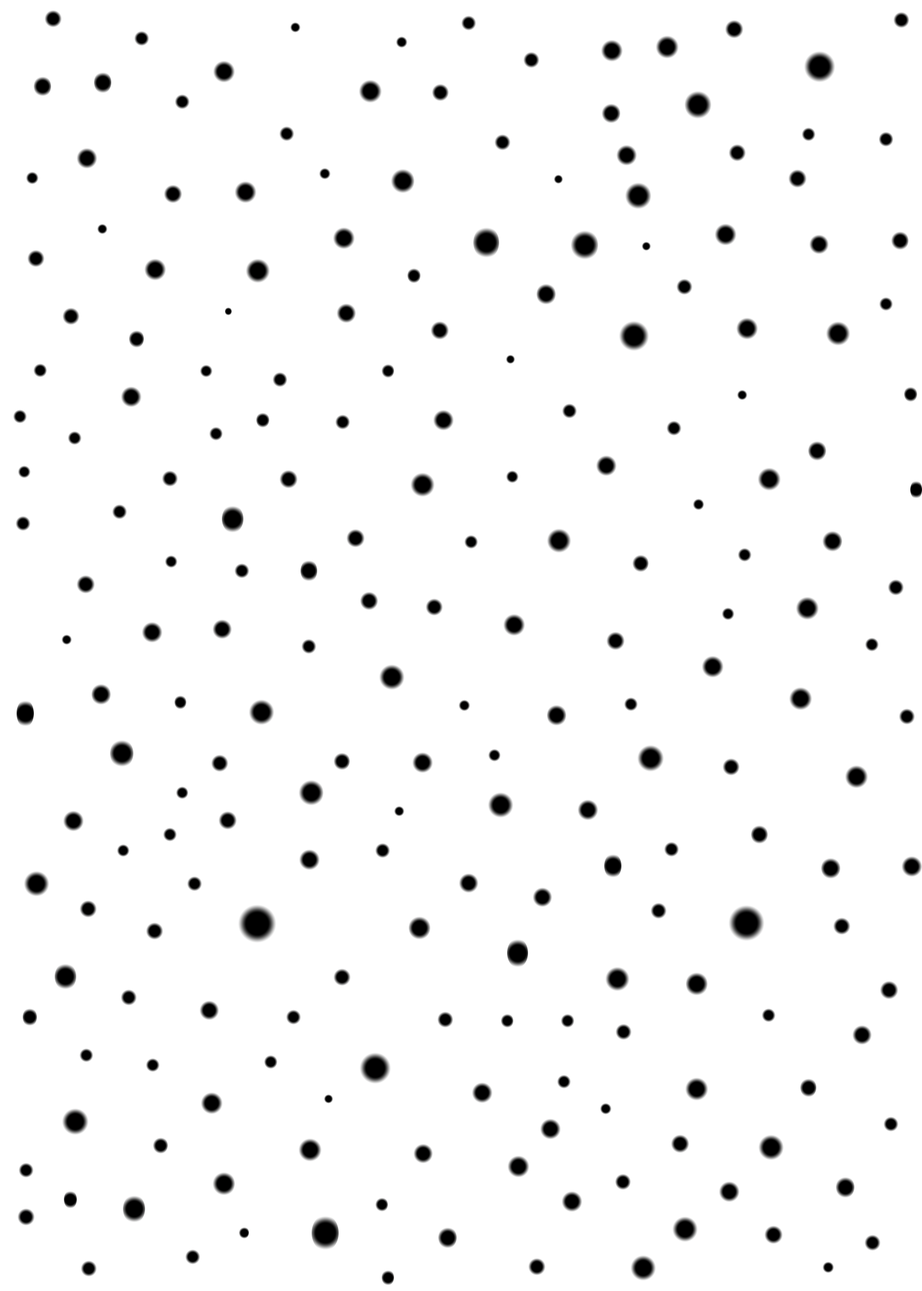
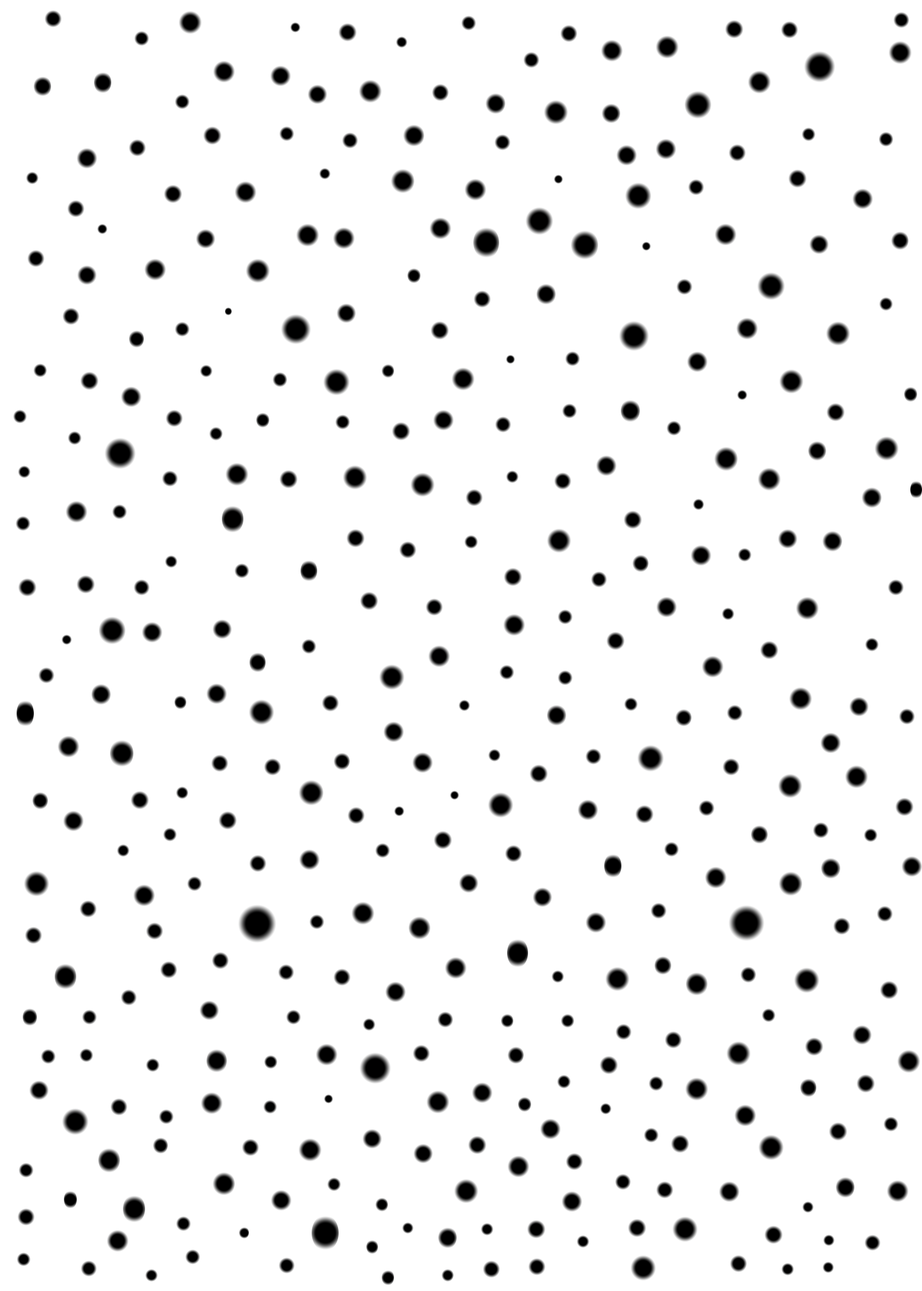
Before/after of a w=922, h=1291 layered artwork. What changed in the layer stack:
added layer "Ellipse 368" above "Ellipse 367" over [left=875, top=436, right=900, bottom=461]
added layer "Ellipse 351" above "Ellipse 350" over [left=897, top=1050, right=921, bottom=1074]
added layer "Ellipse 347" above "Ellipse 346" over [left=525, top=207, right=554, bottom=235]
added layer "Ellipse 346" above "Ellipse 345" over [left=323, top=368, right=350, bottom=396]
added layer "Ellipse 327" above "Ellipse 326" over [left=748, top=70, right=772, bottom=94]
added layer "Ellipse 322" above "Ellipse 321" over [left=296, top=223, right=320, bottom=247]
added layer "Ellipse 321" above "Ellipse 320" over [left=104, top=437, right=136, bottom=470]
added layer "Ellipse 312" above "Ellipse 311" over [left=757, top=272, right=786, bottom=301]
added layer "Ellipse 305" above "Ellipse 304" over [left=714, top=447, right=738, bottom=472]
added layer "Ellipse 302" above "Ellipse 301" over [left=544, top=100, right=569, bottom=125]
added layer "Ellipse 299" above "Ellipse 298" over [left=281, top=314, right=312, bottom=345]
added layer "Ellipse 296" above "Ellipse 295" over [left=343, top=465, right=368, bottom=490]
added layer "Ellipse 294" above "Ellipse 293" over [left=779, top=369, right=804, bottom=394]
added layer "Ellipse 259" above "Ellipse 258" over [left=779, top=872, right=803, bottom=897]
added layer "Ellipse 234" above "Ellipse 233" over [left=778, top=774, right=803, bottom=799]
added layer "Ellipse 233" above "Ellipse 232" over [left=794, top=967, right=820, bottom=994]
added layer "Ellipse 225" above "Ellipse 224" over [left=426, top=1090, right=450, bottom=1114]
added layer "Ellipse 220" above "Ellipse 219" over [left=454, top=1179, right=479, bottom=1204]
added layer "Ellipse 218" above "Ellipse 217" over [left=726, top=1041, right=751, bottom=1066]
added layer "Ellipse 216" above "Ellipse 215" over [left=99, top=616, right=126, bottom=645]
…and 136 more changes (136 added)
